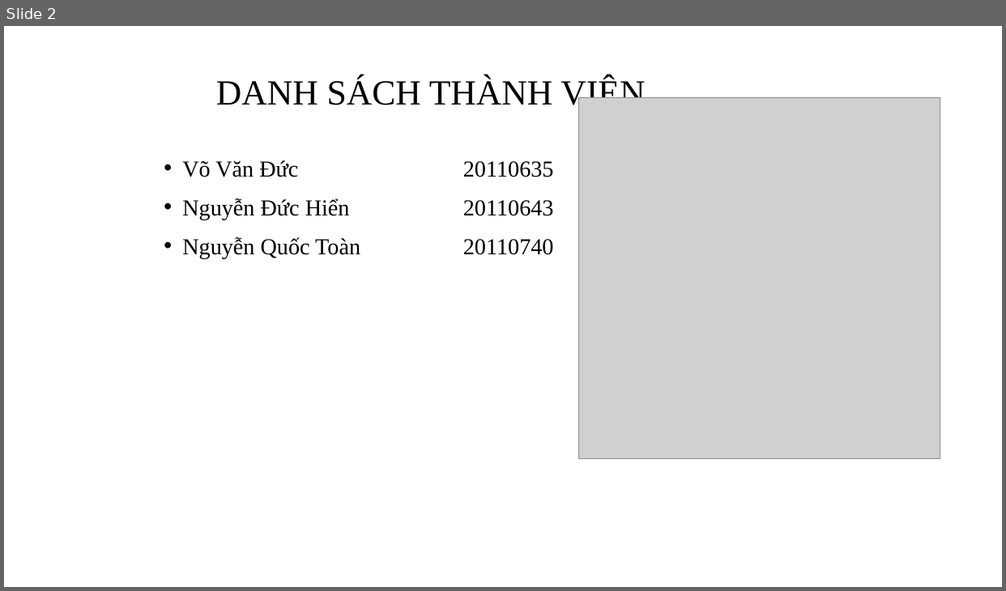
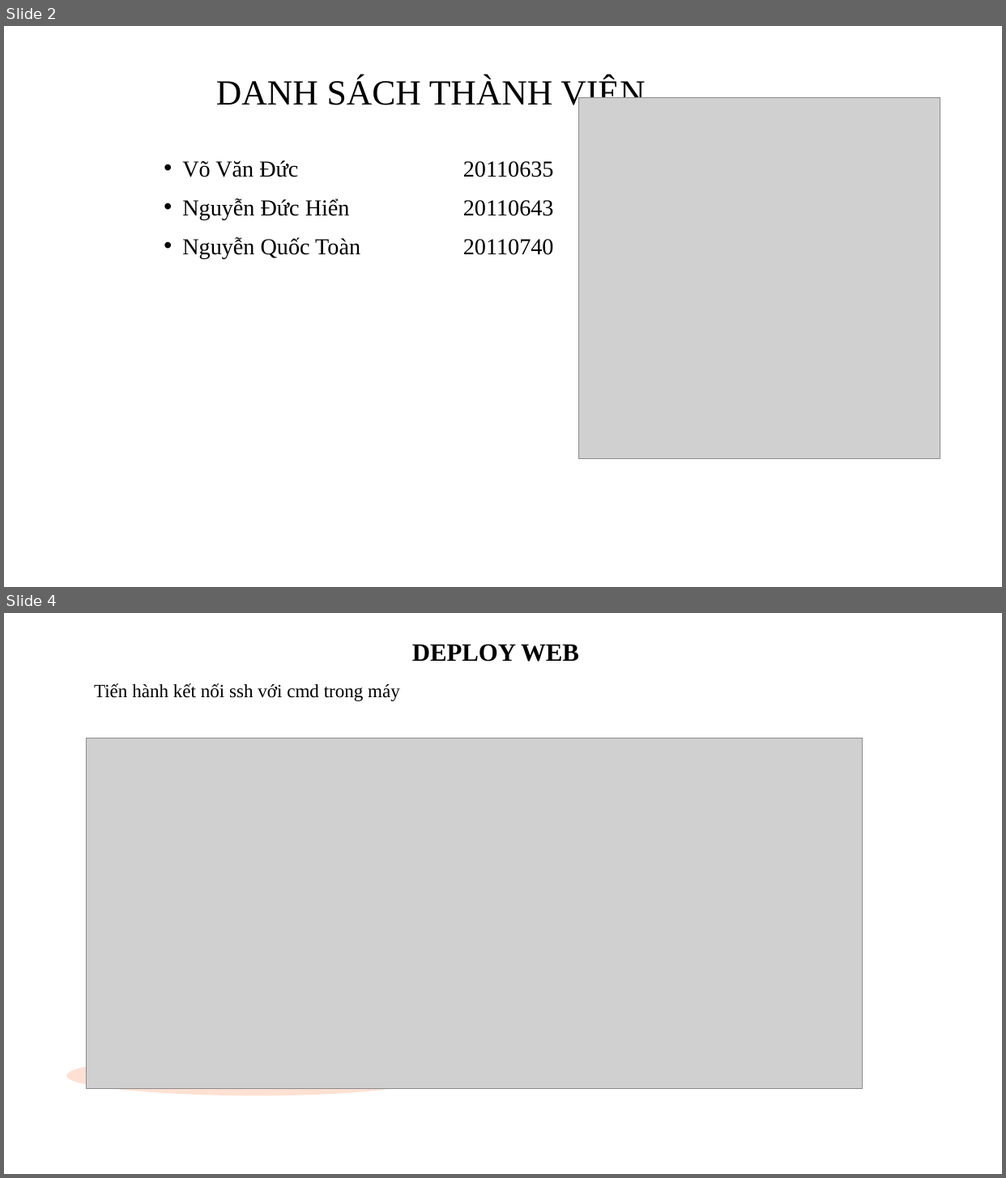
Before and after one commit to DucHienIT/ProjectCloudComputing-RemoteDockerController, a slide deck: Nhom2_thuyetTrinhVideoNhomTruoc.pptx. Shown one above the other, each under a label of ours: slide 2 before the commit, slides 2 and 4 after it; the slides between them are not shown. The pictures are 1006x591 and 1006x1178 pixels, drawn with LibreOffice and Linux fonts; fonts in the diff are those of the drawing; grey boxes stand for pictures. Boxes give left, top, right and bottom in pixels: in the first picture for what was removed or moved away, otherwise in the second. Text is boxed around its words. In the diff, an @@ line names an element or a change of style, - is before the commit and + after.

```diff
--- a/Nhom2_thuyetTrinhVideoNhomTruoc.pptx
+++ b/Nhom2_thuyetTrinhVideoNhomTruoc.pptx
@@ slide 4 added at (4,613,1002,1174), background #FFFFFF @@
@@ subtitle added at (412,644,579,662), 24 pt, text #000000, bold @@
+DEPLOY WEB
@@ text added at (94,683,400,701), 18 pt, text #000000 @@
+Tiến hành kết nối ssh với cmd trong máy
@@ picture added at (87,739,863,1090) @@
@@ freeform shape added at (50,1054,454,1097), fill #FFB088 at 37% opacity @@
```
Also in this commit, not shown: 10 other slides added, 10 slides removed.
